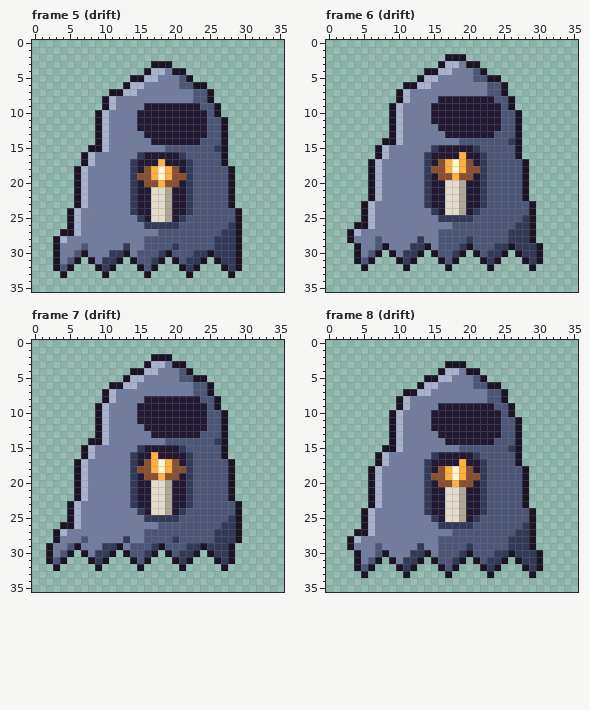
Pixel-art file: tools/art/creatures/hollowkin/hollowkin.aseprite. Above: the version before the commit.
36x36 pixels, 29 frames. Shown: frame 5 (drift), frame 6 (drift), frame 7 (drift), frame 8 (drift). The commit also changed other frames, which this record leaves out.
The result:
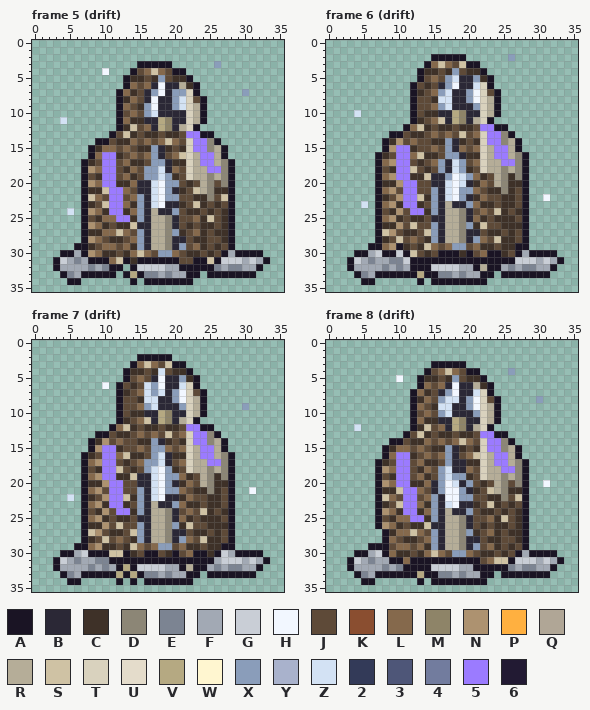
Palette (. is transparent): A #1a1424  B #2b2836  C #3e3128  D #8c8676  E #7c8492  F #a2a9b4  G #c9ced6  H #f2f7ff  J #5e4a38  K #8a4e30  L #85694c  M #8e8468  N #ad9270  P #ffb040  Q #b0a696  R #b5ad98  S #cfc2a4  T #d9d2be  U #e4dccb  V #b5a982  W #fff6d0  X #8a9dba  Y #a9b2cc  Z #d3e2f4  2 #333a58  3 #4e5678  4 #727c9e  5 #9b7bff  6 #221a33
Edits made:
Changed rows in their new state; - is an unchanged pixel.
Frame 5 (drift), layers "glow", "leds", "corpo":
first column x 3:
 3 ------------AA---------X-------
 4 -------H---AJLSLJ--------------
 5 ----------ACCJCXJCC------------
 6 -----------LJLBHBBRC-.---------
 7 --------.-LCJBXHBXXTA..----X---
 8 -------..ACLJBHBBXZTJA.--------
 9 -------..ALJCXHBBXZTRA..-------
10 ------...AJLJXZBBBBTRA..-------
11 -Z----...ALCCBBVMBBTRA...------
12 ------...ACSJLBVMBRTA....------
13 ------..AJSCJCCJCCJ55AA..------
14 -------AJCCLJLJLSLJT55DA.------
15 ------CLLJLJCCXBCJCT55DR-------
16 ----.AL55CJLJLXBJLSTR55R-------
17 -----CJ55JLCCJXXBCCTR55RDA-----
18 ---.ANL55JCLJXXZBLJTRR55D------
19 ---.AJC55JLCJXXZXCJTRRDRD------
20 ---.ANL55CCLBBZHXXJCJRDJD------
21 ---.ACCS55LJBBZHXBCJSRDCC------
22 ---.ASLJ55JLXBZHXXJJCCDJS------
23 ---.ACJS55LCXBZHBBCJSCJCJ------
24 --Z.ANLC55CLXBRBBXJCCJCJCA.----
25 --..AJCLL55CXBRRDBJJLCSJCA.----
26 --..ANLCJCCSBBRRDBJCJCCJCA.----
27 -...ACCLLSLJXBRRDXCJLCJCCA.----
28 ....ANLJCCJLXBRRDBBJCCJJCA.----
29 ...AACJLLJLCXBRRDBXJLCJCJA.----
30 .AAF-NLCCJCLSLJXXLJCCJCJAF-AAA-
31 -GFEF-AALSACAAA-A-JJA-S-GGGFGFA
32 -FFFFEFE-A-AGGGGFF-A-AAEFEEFFA-
33 --EFAAA-A-AVAEEFEFF-A-AAA-AAA--
34 --AA-------A-AAAAAAA-----------
Frame 6 (drift), layers "glow", "leds", "corpo":
first column x 3:
 2 ------------AA---------X-------
 3 -----------ALSLJS--------------
 4 ----------ACCJCXJCC------------
 5 -----------JLJXZBBXC-.---------
 6 --------.-JCJBXHBBZTA..--------
 7 -------..ACJLXZBBXHTJA.--------
 8 -------..AJJCZZBBXHTRA..-------
 9 ------...AJJLXZBBBXTRA..-------
10 -Z----...AJCCBBVMBBTRA...------
11 ------...ACJLSBVMBRTA....------
12 ------..ALSCJCCJCCJ55AA..------
13 -------AJCCJLJLJSJLT55DA.------
14 ------CNJLJJCCXBCJCT55DR-------
15 ----.AN55CJJLJXBLJLTR55R-------
16 -----CJ55LSCCJXXBCCTR55RDA-----
17 ---.ALN55JCJLXBZXJLTRR55D------
18 ---.AJC55SJCJXBZXCJTRRDRD------
19 ---.ALN55CCSBBXHZXLCJRDCD------
20 ---.ACCN55JJBBZHZBCLJRDCC------
21 ---.ALNJ55JJXBZHXXLJCCDCJ------
22 ---.ACJN55SCXBZHXBCLJJCCJ---H--
23 --Z.ALNC55CJXBRBBXLCCJCCJA.----
24 --..AJCNJ55CXBRRDBJLJSCJCA.----
25 --..ALNCJCCJBBRRDBLCJCCCJA.----
26 -...ACCNJSJJXBRRDXCSJJCCCA.----
27 ....ASNJCCJSXBRRDBBJCCJCJA.----
28 ....ACJSJLJCXBRRDBXLJSCCJA.----
29 -..AALNACJCSLJLXXJLCCJCCAA..---
30 --AFGA-GASJCJAAACAJLAACJ-FA-AA-
31 AGFEFFEEG-AAA-A-AAA-A-AAGGGFGFA
32 AFFFFEFEFAAAGGGGFFAR-AFEFEEFFA-
33 -AEFAAAAAAVAAEEFEFFAA-AAAAAAA--
34 --AA------A-AAAAAAAA-----------
Frame 7 (drift), layers "glow", "leds", "corpo":
first column x 2:
 2 -------------AA-----------------
 3 ------------ALSLJS--------------
 4 -----------ACCJCZJCC------------
 5 ------------JLJBHBBXC-.---------
 6 --------H.-JCJZXHBBZTA..--------
 7 --------..ACJLZXZBXHTJA.--------
 8 --------..AJJCZZBBXHTRA..-------
 9 -------...AJJLXZBBBXTRA..---X---
10 -------...AJCCBBVMBBTRA...------
11 -------...ACJLSBVMBRTA....------
12 -------..ALSCJCCJCCJ55AA..------
13 --------AJCCJLJLJSJLT55DA.------
14 -------CNJLJJCCXBCJCT55DR-------
15 -----.AN55CJJLJXXLJLTR55R-------
16 ------CJ55LSCCJXZBCCTR55RDA-----
17 ----.ALN55JCJLXXZBJLTRR55D------
18 ----.AJC55SJCJXZHXCJTRRDRD------
19 ----.ALN55CCSBBZHXXLCJRDCD------
20 ----.ACCN55JJBBZHXBCLJRDCC------
21 ----.ALNJ55JJXBZHXXLJCCDCJ---H--
22 ---Z.ACJN55SCXBZHBBCLJJCCJ------
23 ---..ALNC55CJXBRBBXLCCJCCJA.----
24 ---..AJCNJ55CXBRRDBJLJSCJCA.----
25 ---..ALNCJCCJBBRRDBLCJCCCJA.----
26 --...ACCNJSJJXBRRDXCSJJCCCA.----
27 -....ASNJCCJSXBRRDBBJCCJCJA.----
28 -....ACJSJLJCXBRRDBXLJSCCJA.----
29 ....-ALNCCJCSLJLXXJLCCJCCA------
30 ..A-FGAAASS-CJA-JCAJL-ACAGFAAAA-
31 .AGFEFFEEAAA-A-AAA-A-AAAFGGGFGFA
32 --FFFFEFEFAVAGGGGFF-RAAFEFEEFFA-
33 --AEFAAAAAVAVAEEFEFFAA-AAAAAAA--
34 ---AA-----A-A-AAAAAAA-----------
Frame 8 (drift), layers "glow", "leds", "corpo":
first column x 3:
 3 ------------AA-----------------
 4 -----------AJLSLJ------X-------
 5 -------H--ACCJCXJCC------------
 6 -----------LJLBHBBRC-.---------
 7 --------.-LCJBXHBBZTA..--------
 8 -------..ACLJXZZBXHTJA.----X---
 9 -------..ALJCZZBBXHTRA..-------
10 ------...AJLJXZBBBXTRA..-------
11 ------...ALCCBBVMBBTRA...------
12 -Z----...ACSJLBVMBRTA....------
13 ------..AJSCJCCJCCJ55AA..------
14 -------AJCCLJLJLSLJT55DA.------
15 ------CLLJLJCCXBCJCT55DR-------
16 ----.AL55CJLJLXBJLSTR55R-------
17 -----CJ55JLCCJXBBCCTR55RDA-----
18 ---.ANL55JCLJXZBBLJTRR55D------
19 ---.AJC55JLCJXZXXCJTRRDRD------
20 ---.ANL55CCLBXHZBXJCJRDJD---H--
21 ---.ACCS55LJBXHHXBCJSRDCC------
22 ---.ASLJ55JLXBHHXXJJCCDJS------
23 ---.ACJS55LCXBZHBBCJSCJCJ------
24 --..ANLC55CLXBRBBXJCCJCJCA.----
25 --..AJCLL55CXBRRDBJJLCSJCA.----
26 --..ANLCJCCSBBRRDBJCJCCJCA.----
27 -....ACLLSLJXBRRDXCJLCJCCA.----
28 .....ALJCCJLXBRRDBBJCCJJCA.----
29 ...AAAJLLJLCXBRRDBXJLCJCJA.----
30 --AFG-LCCJCLSLJXXLJCCJCJAFA-AA-
31 AGFEFF-ALA-A-AAA-A-JLSSAGGGFGFA
32 AFFFFEFEA-AAGGGGFFA-A-AEFEEFFA-
33 -AEFAAAA-AVAAEEFEFFA--AAAA-AA--
34 --AA------A-AAAAAAAA-----------
